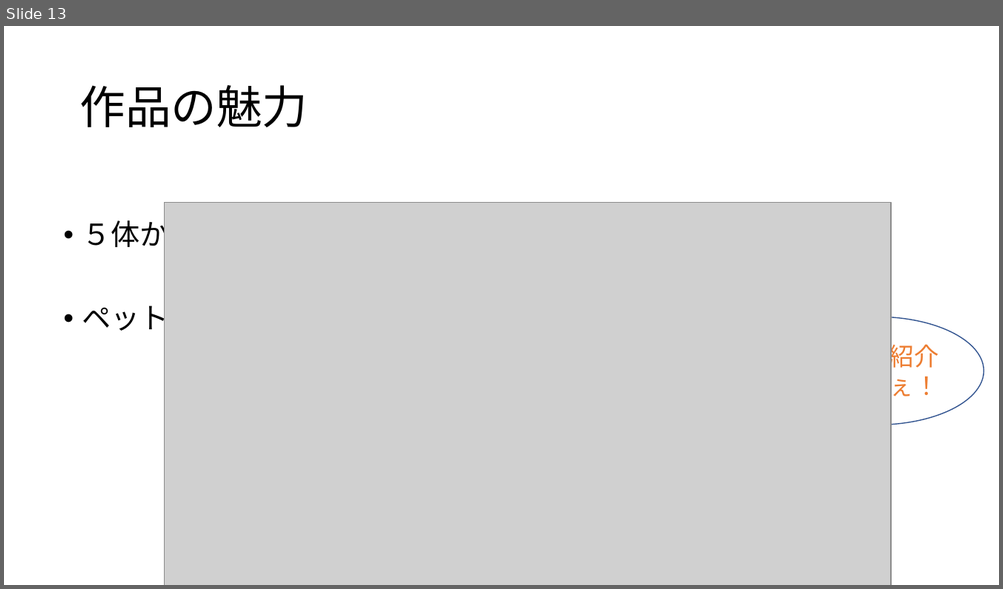
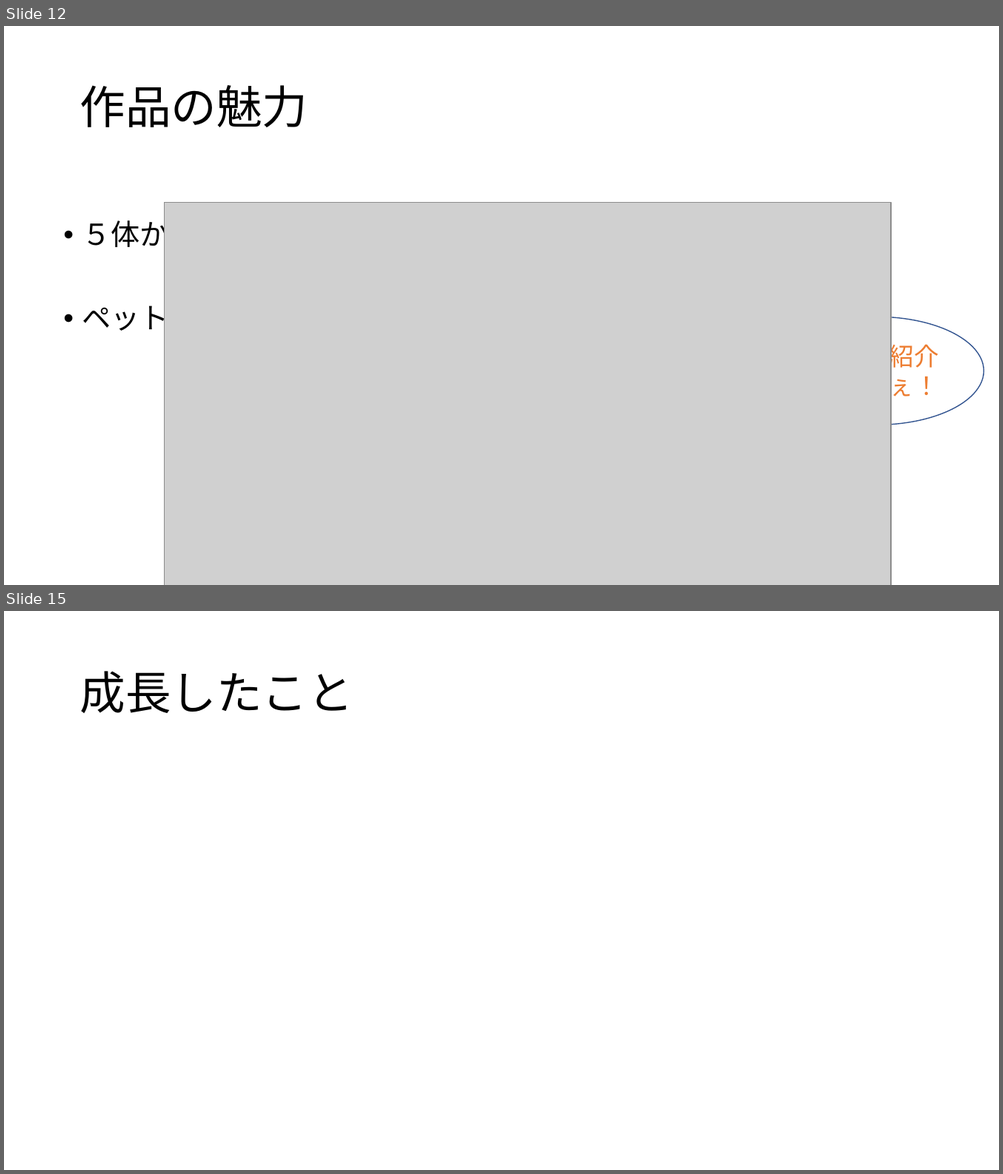
Before and after one commit to dojo2023/E-3, a slide deck: doc/チーム開発成果発表.pptm. Shown one above the other, each under a label of ours: slide 13 before the commit, slides 12 and 15 after it; the slides between them are not shown. The pictures are 1003x589 and 1003x1174 pixels, drawn with LibreOffice and Linux fonts; fonts in the diff are those of the drawing; grey boxes stand for pictures. Boxes give left, top, right and bottom in pixels: in the first picture for what was removed or moved away, otherwise in the second. Text is boxed around its words. In the diff, an @@ line names an element or a change of style, - is before the commit and + after.

```diff
--- a/doc/チーム開発成果発表.pptm
+++ b/doc/チーム開発成果発表.pptm
@@ slide 15 added at bbox=[4, 611, 999, 1170], background #FFFFFF @@
@@ title added at bbox=[79, 671, 353, 713], 44 pt, text #000000 @@
+成長したこと
@@ what was slide 13 is now slide 12 @@
```
Also in this commit, not shown: 10 slides changed, 1 other slide added, 2 slides removed.
